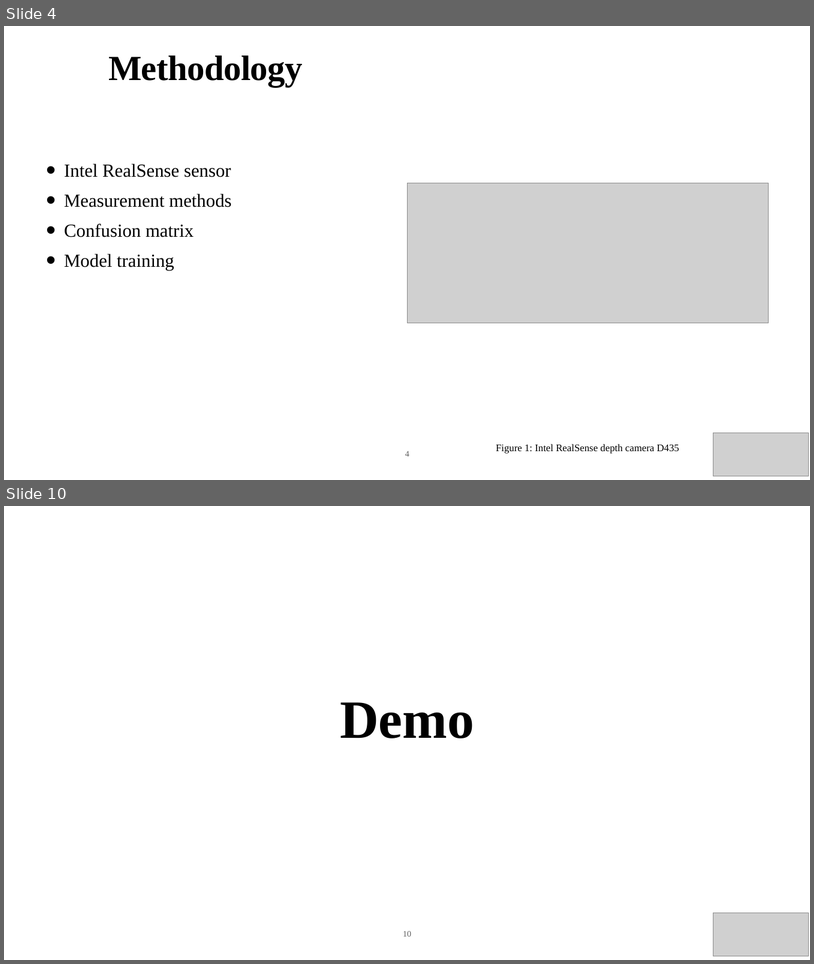
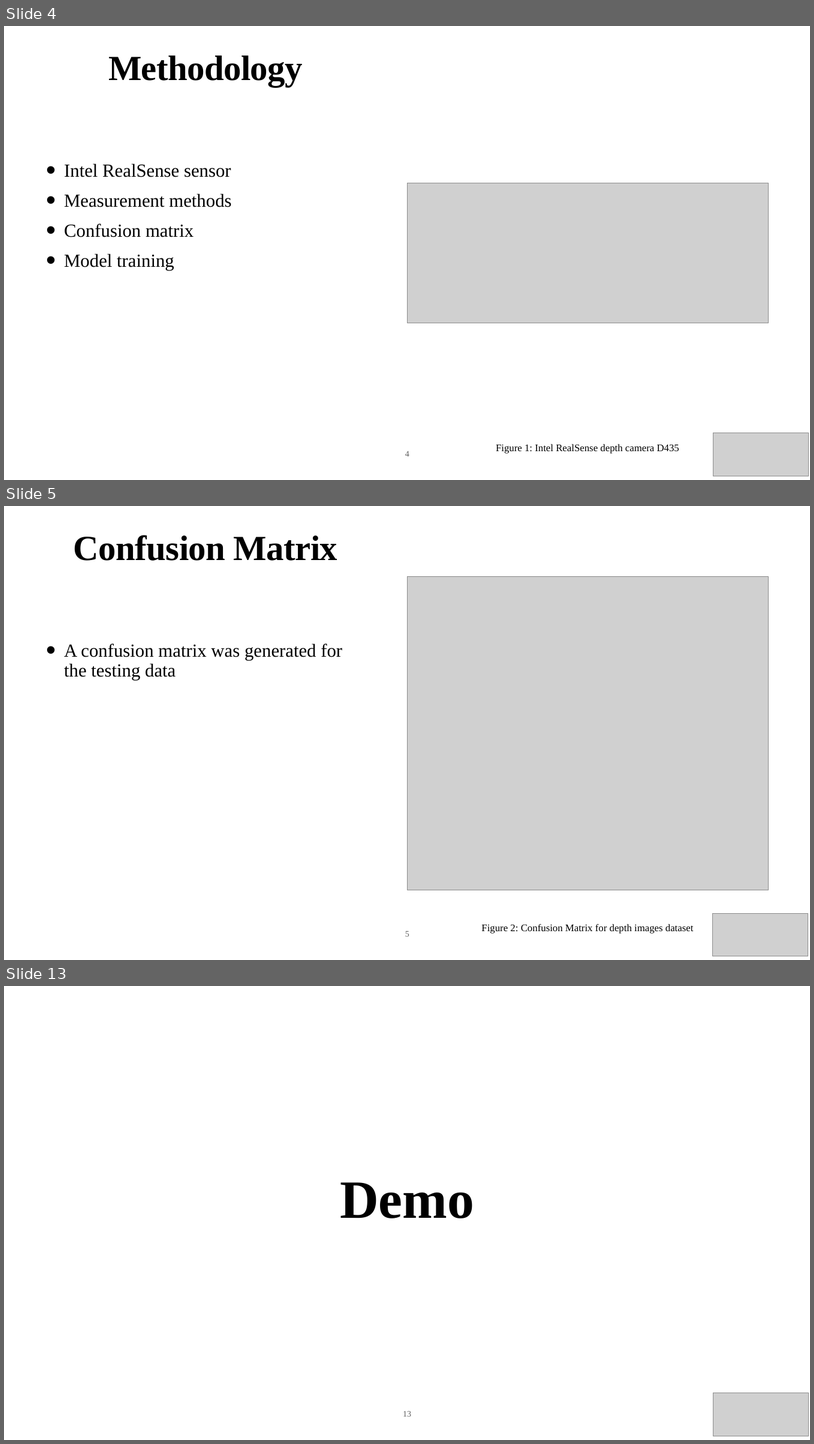
Before and after one commit to kushalprakash6/ObjectDetectionAndTracking, a slide deck: documents/Presentation.pptx. Shown one above the other, each under a label of ours: slides 4 and 10 before the commit, slides 4, 5 and 13 after it; the slides between them are not shown. The pictures are 814x964 and 814x1444 pixels, drawn with LibreOffice and Linux fonts; fonts in the diff are those of the drawing; grey boxes stand for pictures. Boxes give left, top, right and bottom in pixels: in the first picture for what was removed or moved away, otherwise in the second. Text is boxed around its words. In the diff, an @@ line names an element or a change of style, - is before the commit and + after.

```diff
--- a/documents/Presentation.pptx
+++ b/documents/Presentation.pptx
@@ slide 5 added at [4,506,810,960], background #FFFFFF @@
@@ title added at [74,535,338,561], 84 pt, text #000000, bold @@
+Confusion Matrix
@@ picture added at [407,576,768,889] @@
@@ text added at [64,643,342,680], 44 pt, text #000000 @@
+• A confusion matrix was generated for the testing data
@@ picture added at [713,913,808,956] @@
@@ page number added at [405,931,410,936], 20 pt, text #5E5E5E @@
+5
@@ text added at [482,924,694,933], 24 pt, text #000000 @@
+Figure 2: Confusion Matrix for depth images dataset
@@ what was slide 10 is now slide 13 @@
@@ page number at [403,1411,411,1416]: text changed @@
-10
+13
```
Also in this commit, not shown: 5 slides changed, 2 other slides added, 10 other files.
